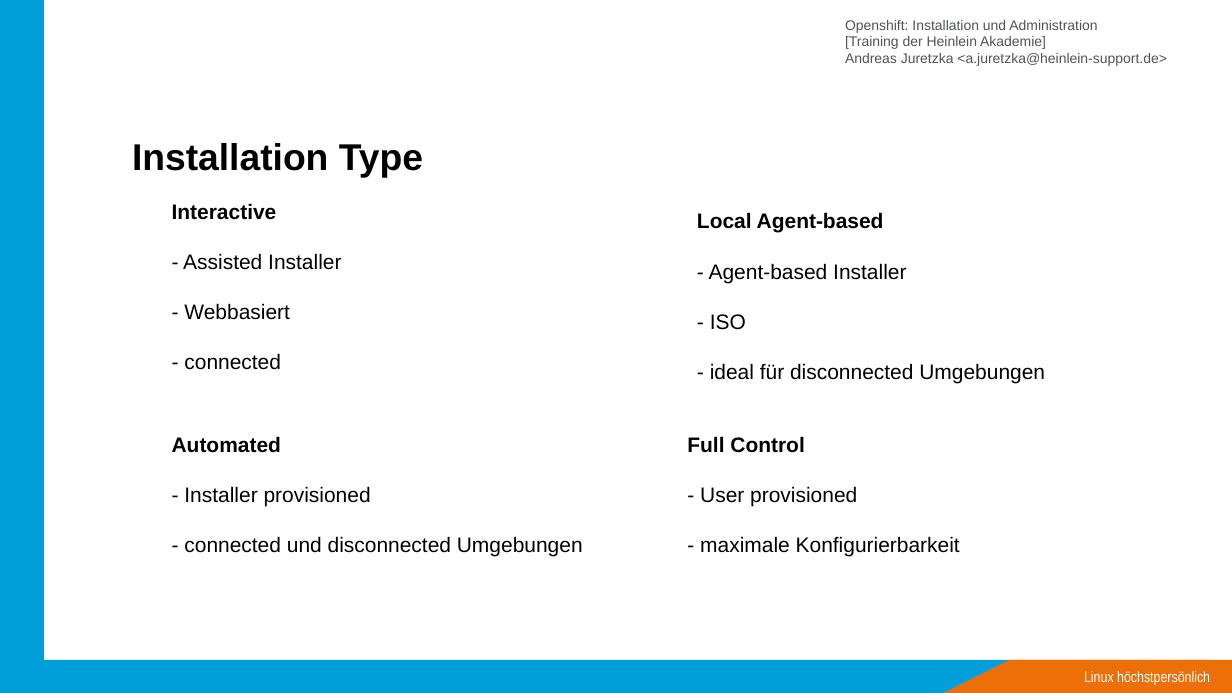
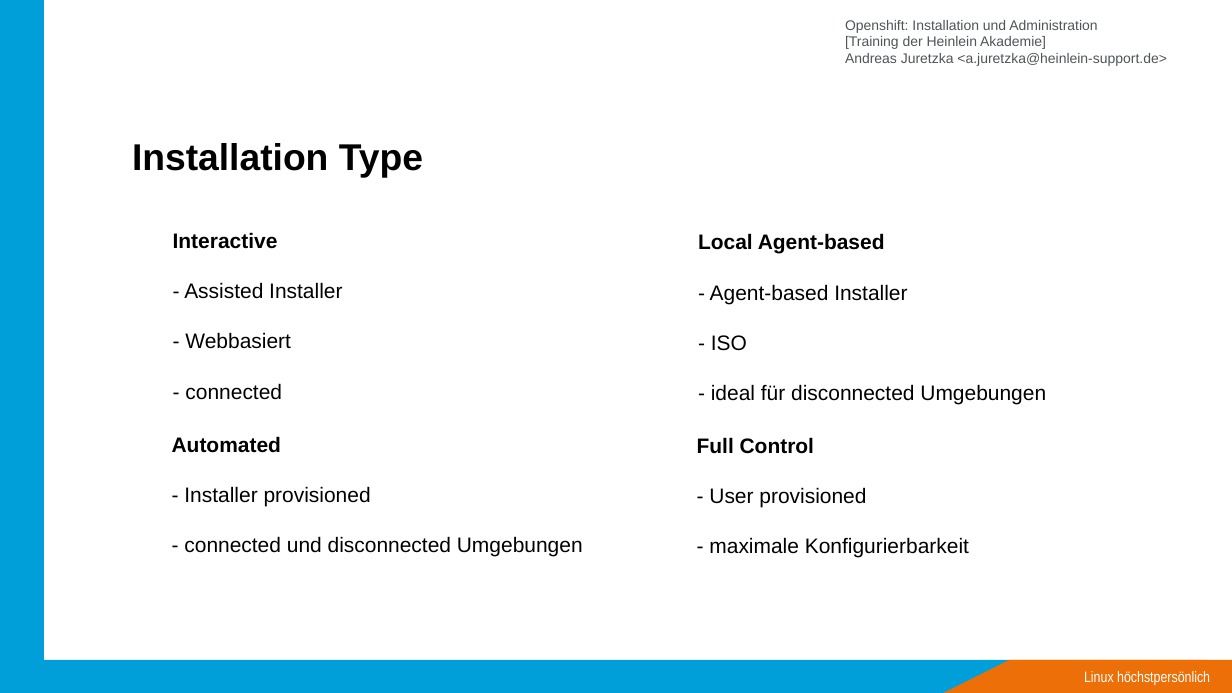
Before and after one commit to ajayten/openshift-kurs-folien, a slide deck: slide 16 of kurs-folien.odp (slide 15 before the commit). Drawn at 1232x693 pixels with LibreOffice and Linux fonts; fonts in the diff are those of the drawing; background and template pictures are left out. Boxes give left, top, right and bottom in pixels: in the first picture for what was removed or moved away, otherwise in the second. Text is boxed around its words. In the diff, an @@ line names an element or a change of style, - is before the commit and + after.

Commit message:
add slides

```diff
--- a/kurs-folien.odp
+++ b/kurs-folien.odp
@@ text "Interactive": place and size @@
-text "Interactive" at (172,203,341,370)
+text "Interactive" at (173,232,342,400)
@@ text "Local Agent-based": place and size @@
-text "Local Agent-based" at (697,212,1045,384)
+text "Local Agent-based" at (698,233,1046,405)
@@ text "Full Control": place and size @@
-text "Full Control" at (687,436,960,557)
+text "Full Control" at (697,437,969,558)
```
Also in this commit, not shown: 2 other slides changed, 7 slides added, 2 slides removed, 1 other file.
